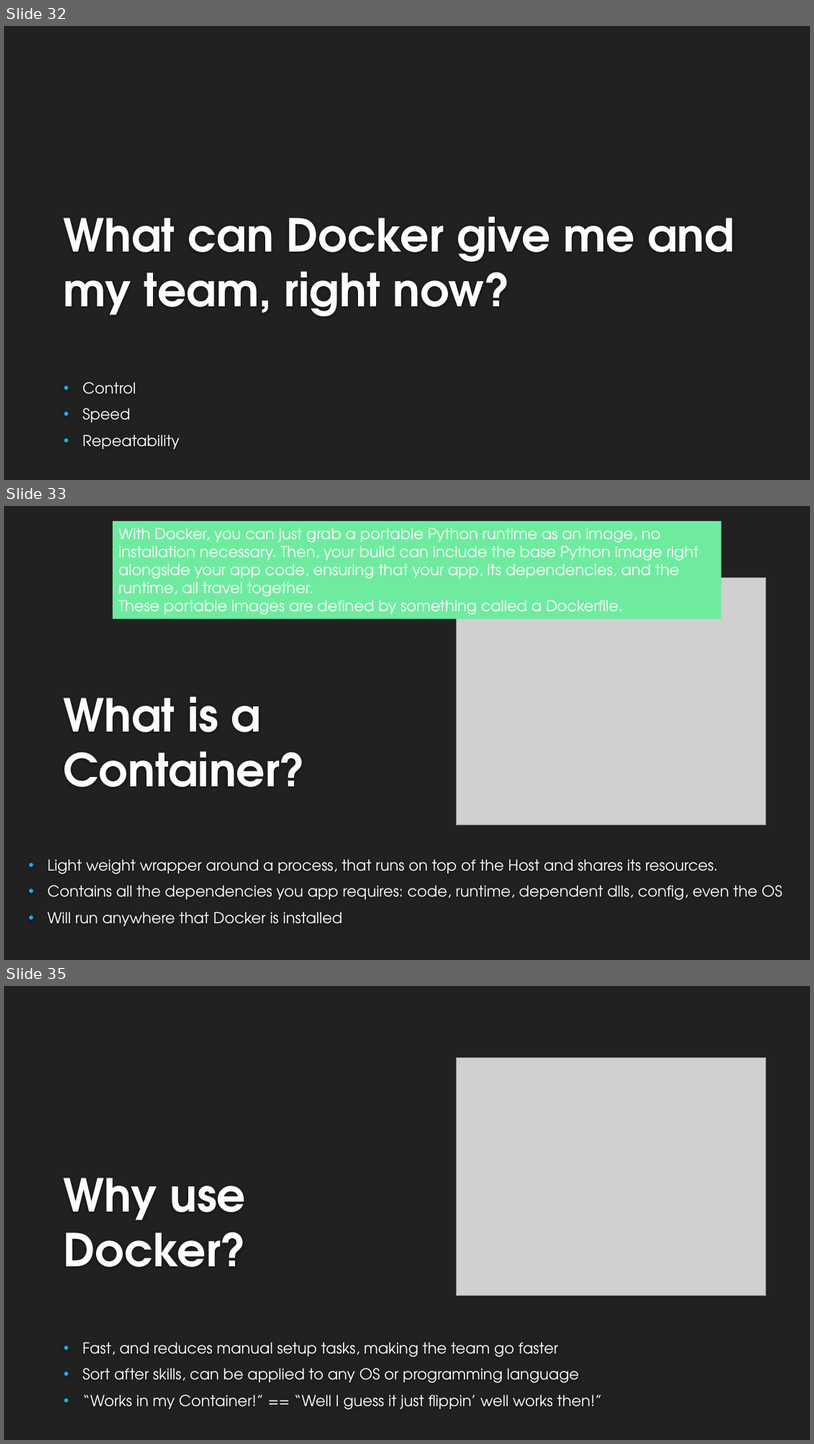
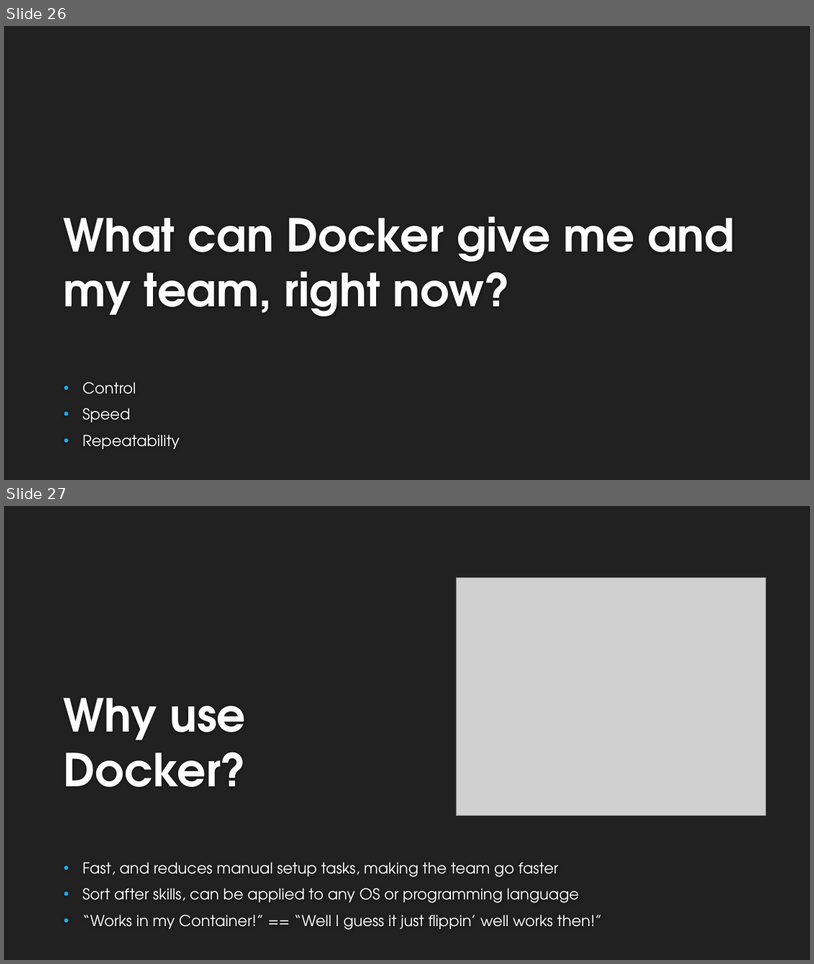
Before and after one commit to dcook-net/DockerisingDotNetAppsTalk, a slide deck: Dockerising .Net Applications v2.pptx. Shown one above the other, each under a label of ours: slides 32, 33 and 35 before the commit, slides 26 and 27 after it; the slides between them are not shown. The pictures are 814x1444 and 814x964 pixels, drawn with LibreOffice and Linux fonts; fonts in the diff are those of the drawing; grey boxes stand for pictures; background and template pictures are left out. Boxes give left, top, right and bottom in pixels: in the first picture for what was removed or moved away, otherwise in the second. Text is boxed around its words. In the diff, an @@ line names an element or a change of style, - is before the commit and + after.

```diff
--- a/Dockerising .Net Applications v2.pptx
+++ b/Dockerising .Net Applications v2.pptx
@@ slide 33 removed at <box>4,506,810,960</box>, background #212121 @@
@@ rectangle removed at <box>113,521,722,619</box> @@
-With Docker, you can just grab a portable Python runtime as an image, no installation necessary. Then, your build can include the base Python image right alongside your app code, ensuring that your app, its dependencies, and the runtime, all travel together.
-These portable images are defined by something called a Dockerfile.
@@ picture removed at <box>456,577,766,824</box> @@
@@ title removed at <box>64,696,306,787</box> @@
-What is a
-Container?
@@ subtitle removed at <box>47,859,783,926</box> @@
-• Light weight wrapper around a process, that runs on top of the Host and shares its resources.
-• Contains all the dependencies you app requires: code, runtime, dependent dlls, config, even the OS
-• Will run anywhere that Docker is installed
@@ what was slide 32 is now slide 26 @@
@@ what was slide 35 is now slide 27 @@
```
Also in this commit, not shown: 3 slides changed, 9 slides added, 12 other slides removed, 16 other files.
